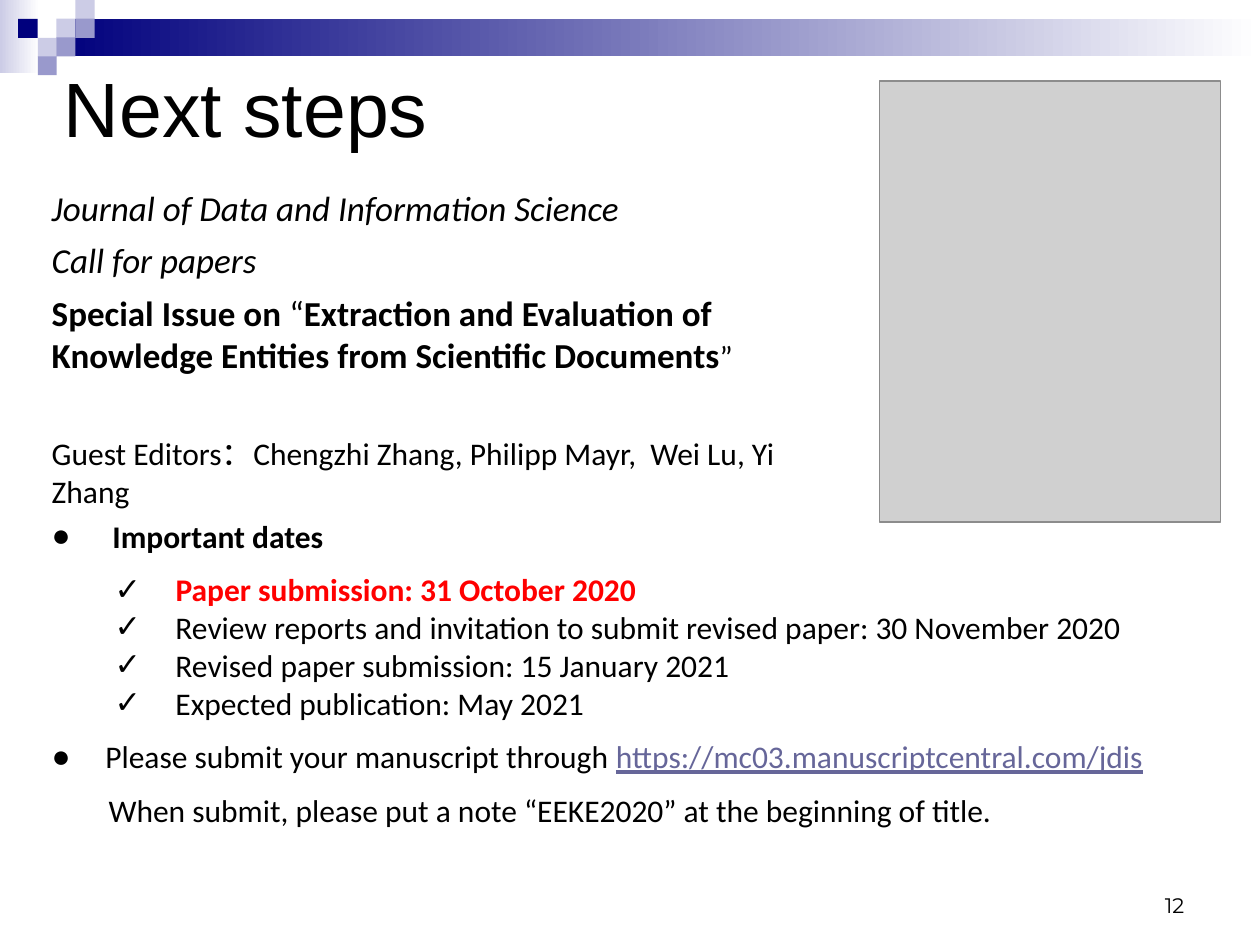
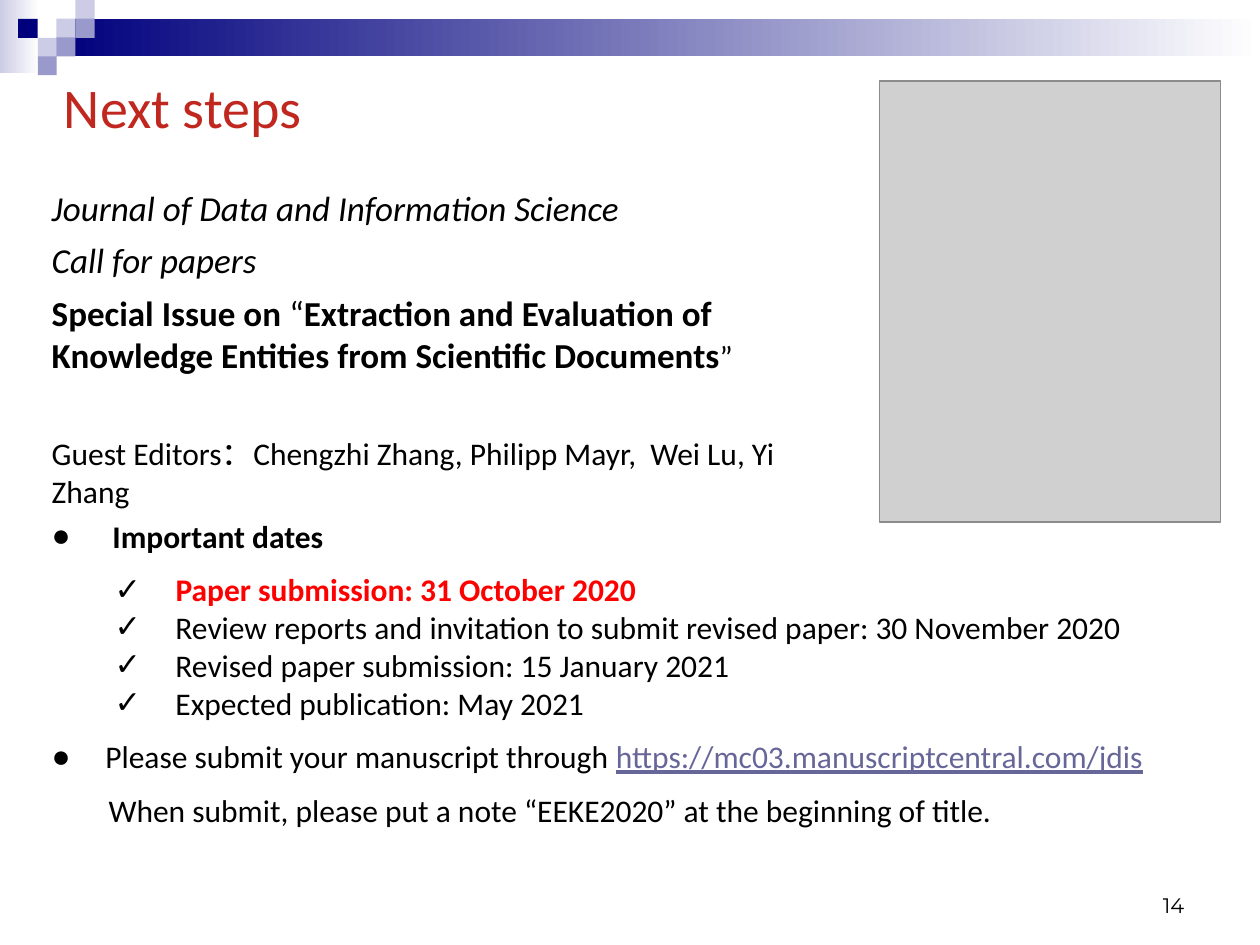
Before and after one commit to EEKE2020/EEKE2020.github.io, a slide deck: slide 14 of slides/eeke2020_intro.pptx (slide 12 before the commit). Drawn at 1260x945 pixels with LibreOffice and Linux fonts; fonts in the diff are those of the drawing; grey boxes stand for pictures. Boxes give left, top, right and bottom in pixels: in the first picture for what was removed or moved away, otherwise in the second. Text is boxed around its words. In the diff, an @@ line names an element or a change of style, - is before the commit and + after.

```diff
--- a/slides/eeke2020_intro.pptx
+++ b/slides/eeke2020_intro.pptx
@@ title "Next steps" at box(64, 92, 301, 137): size 44 to 32 pt, font Arial to Calibri, text colour #000000 to #C0271F @@
@@ page number at box(1163, 898, 1184, 913): text changed @@
-12
+14
```
Also in this commit, not shown: 8 other slides changed, 3 slides added.
